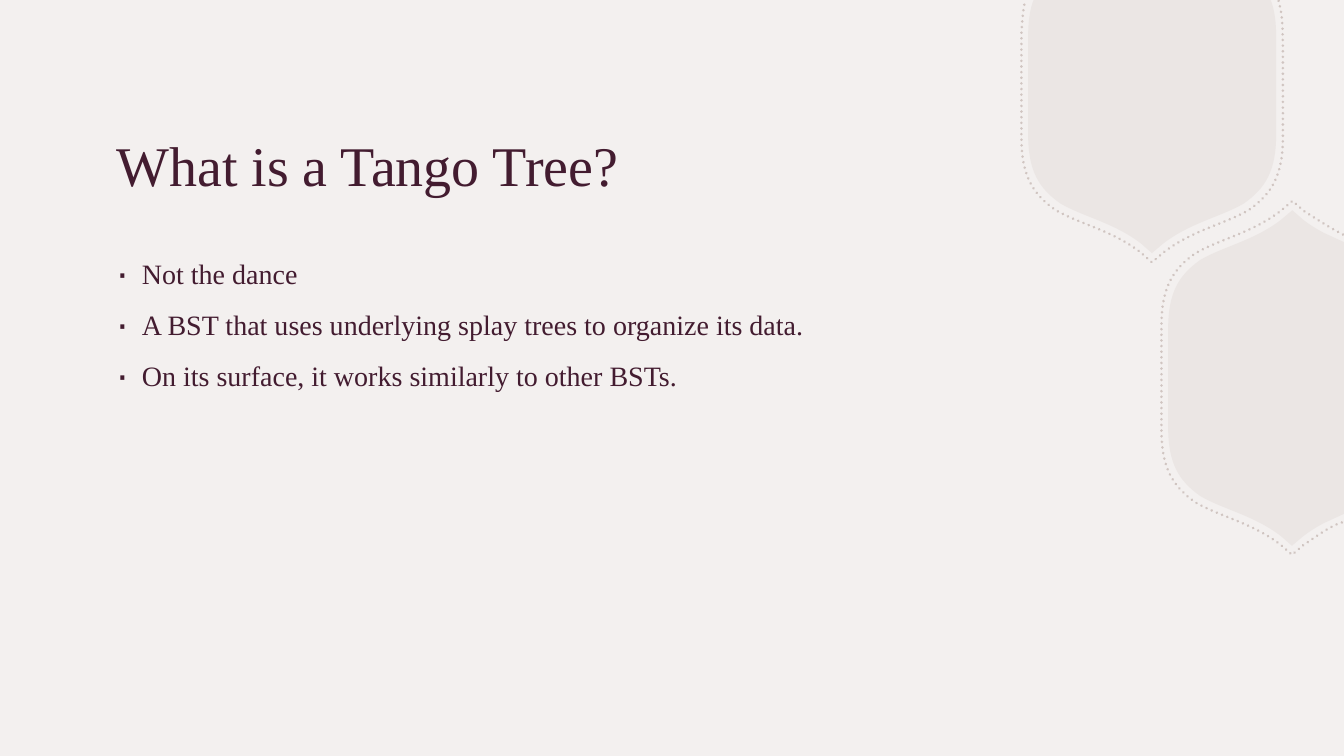
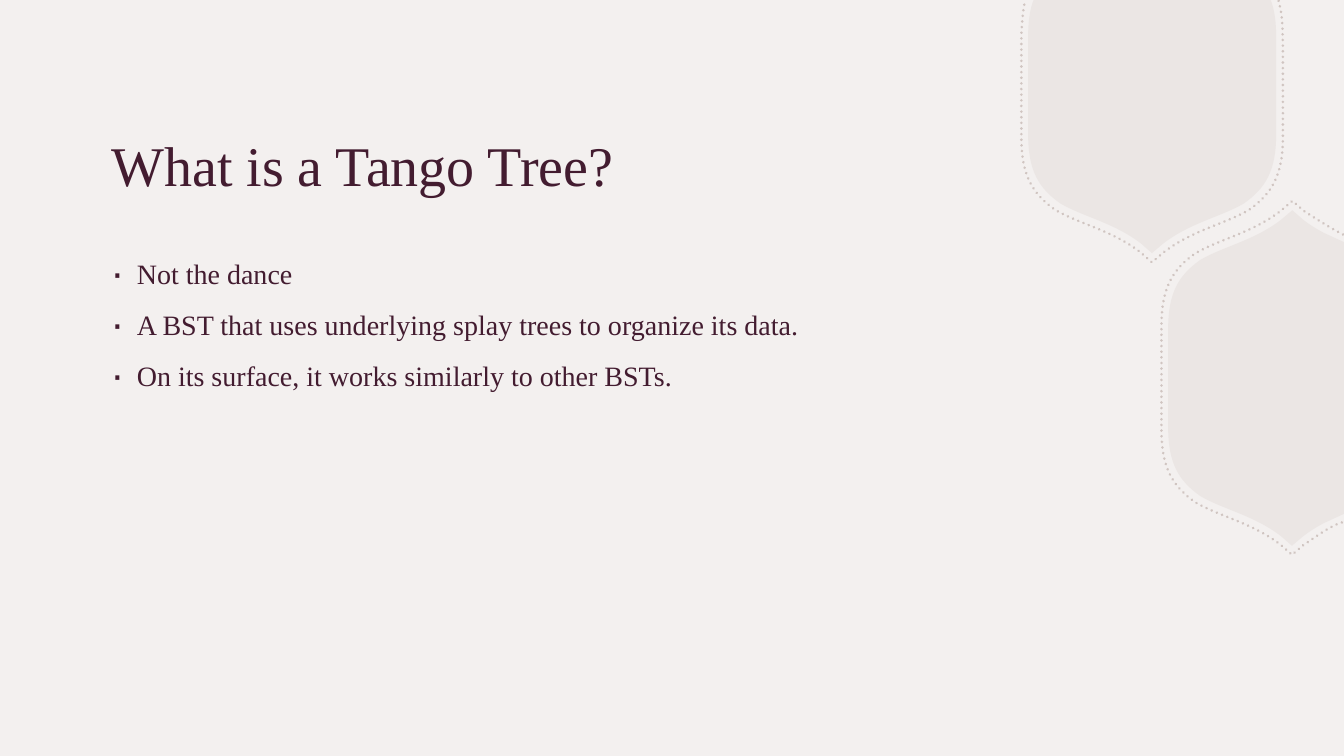
Before and after one commit to nathanielketema/HashTable, a slide deck: slide 2 of Tango Tree.pptx. Drawn at 1344x756 pixels with LibreOffice and Linux fonts; fonts in the diff are those of the drawing. Boxes give left, top, right and bottom in pixels: in the first picture for what was removed or moved away, otherwise in the second. Text is boxed around its words. In the diff, an @@ line names an element or a change of style, - is before the commit and + after.

```diff
--- a/Tango Tree.pptx
+++ b/Tango Tree.pptx
@@ title "What is a Tango Tree?": place and size @@
-title "What is a Tango Tree?" at [117,147,618,197]
+title "What is a Tango Tree?" at [112,147,613,197]
@@ text "Not the dance": place and size @@
-text "Not the dance" at [142,264,803,391]
+text "Not the dance" at [137,264,798,391]
```
Also in this commit, not shown: 5 other slides changed, 1 slide added, 1 slide removed, 1 other file.
